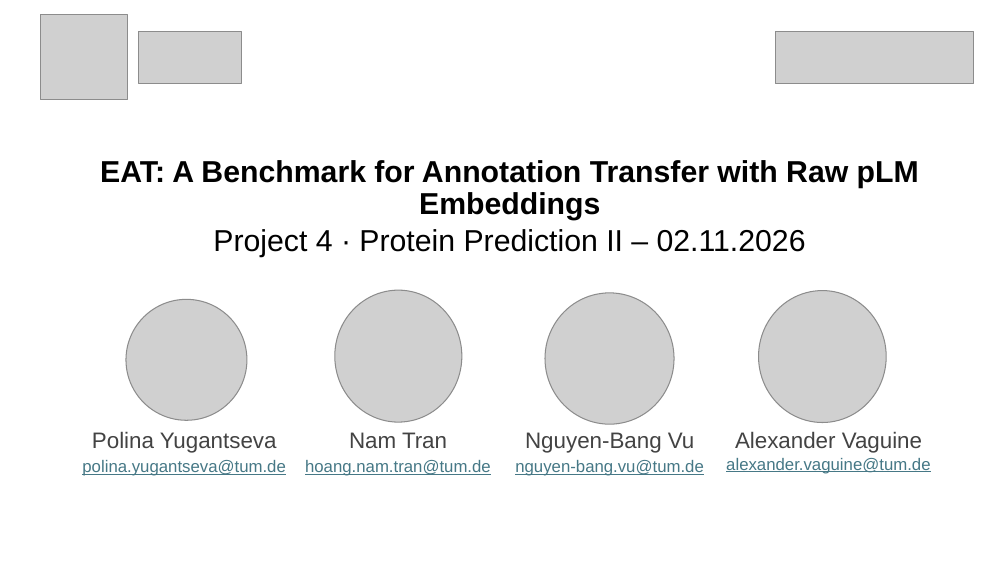
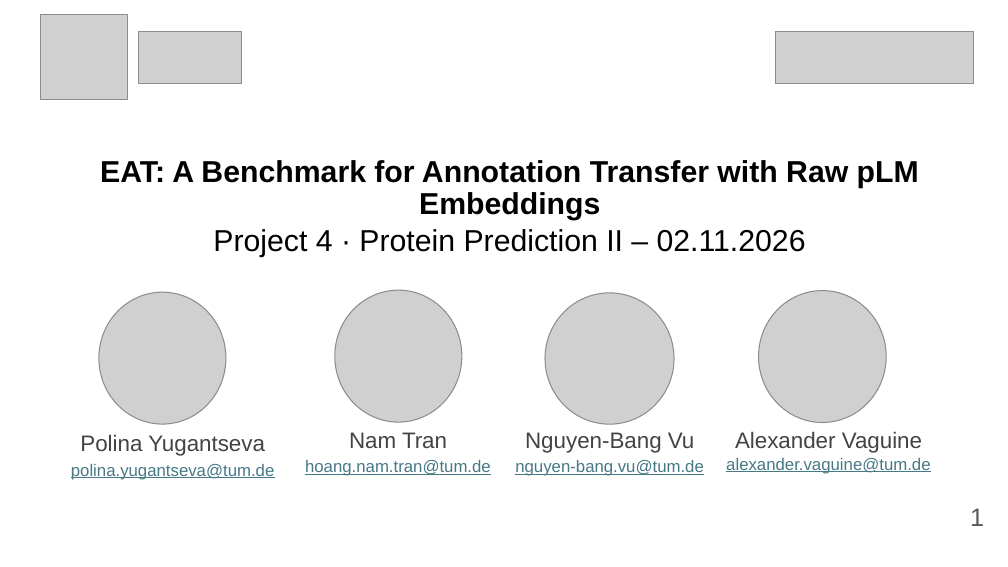
Before and after one commit to Pollysoma/protein-prediction-project-2, a slide deck: slide 1 of presentation/2026-11-02_pitch.pptx. Drawn at 1008x567 pixels with LibreOffice and Linux fonts; fonts in the diff are those of the drawing; grey boxes stand for pictures. Boxes give left, top, right and bottom in pixels: in the first picture for what was removed or moved away, otherwise in the second. Text is boxed around its words. In the diff, an @@ line names an element or a change of style, - is before the commit and + after.

```diff
--- a/presentation/2026-11-02_pitch.pptx
+++ b/presentation/2026-11-02_pitch.pptx
@@ picture: place and size @@
-picture at (126, 299, 247, 420)
+picture at (99, 292, 226, 424)
@@ text "Polina Yugantseva": place and size @@
-text "Polina Yugantseva" at (82, 431, 285, 476)
+text "Polina Yugantseva" at (71, 434, 274, 480)
@@ page number added at (970, 508, 984, 526), 18 pt, text #595959 @@
+1
```
Also in this commit, not shown: 1 other slide changed, 4 slides added, 1 slide removed, 1 other file.
